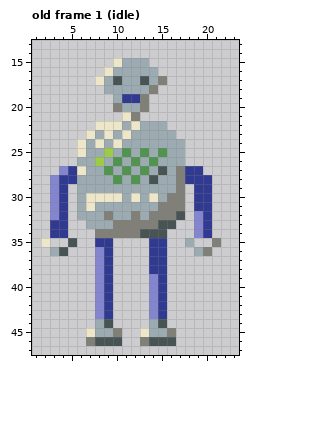
A pixel-art file gets an edit: resources/robot.aseprite. Above, as it was before the edit.
24x48 pixels, 29 frames. Shown: old frame 1 (idle): x 1..23, y 13..47. The commit also changed other frames, which this record leaves out.
The same view after the edit:
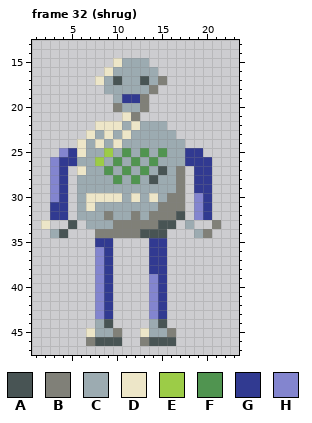
Palette (. is transparent): A #485454  B #808078  C #9cabb1  D #ede6c8  E #9ccc47  F #509450  G #313a91  H #8385cf
A new or re-ordered frame is compared with the old frame closest to it.
Message: Working on ink demo file and robot sprite
The exact change:
frames 29 -> 34
--- frame 32 (shrug) is new; against old frame 1 (idle), layer "Layer 2"
@@ x 1..23 @@
 24 .....DCDCDCCCCCCC......
-25 .....DCCECFCFCFCC......
-26 .....CCECFCFCFCCC......
-27 ...HGDCCFCFCFCACBGG....
-28 ..HGGCCCCFCFCACCBGGG...
+25 ...HGDCCECFCFCFCCGG....
+26 ..HGGCCECFCFCFCCCGGG...
+27 ..HG.DCCFCFCFCACB.GG...
+28 ..HG.CCCCFCFCACCB.GG...
 29 ..HG.CCCCCCCCCCCB.GG...
-30 ..HG.CDDDDCDCDCBB.GG...
-31 ..HG.CDCCCCCCCBBB.GG...
-32 ..HG.CCCBCCBCBBBA.HG...
-33 ..GG..CCCBBBBBAA..HG...
-34 ..GG...BBBBBAAA...HG...
-35 .D..A..GG....GG..C..B..
-36 ..CA...HG....GG...CB...
+30 ..HG.CDDDDCDCDCBB.HG...
+31 ..GG.CDCCCCCCCBBB.HG...
+32 ..GG.CCCBCCBCBBBA.HG...
+33 .D..A.CCCBBBBBAA.C..B..
+34 ..CA...BBBBBAAA...CB...
+35 .......GG....GG........
+36 .......HG....GG........
 37 .......HG....GG........
Where, in picture pixels (left, top, right, bottom), the same in both pictures:
changed: (41, 148, 77, 256)
changed: (185, 148, 221, 256)
